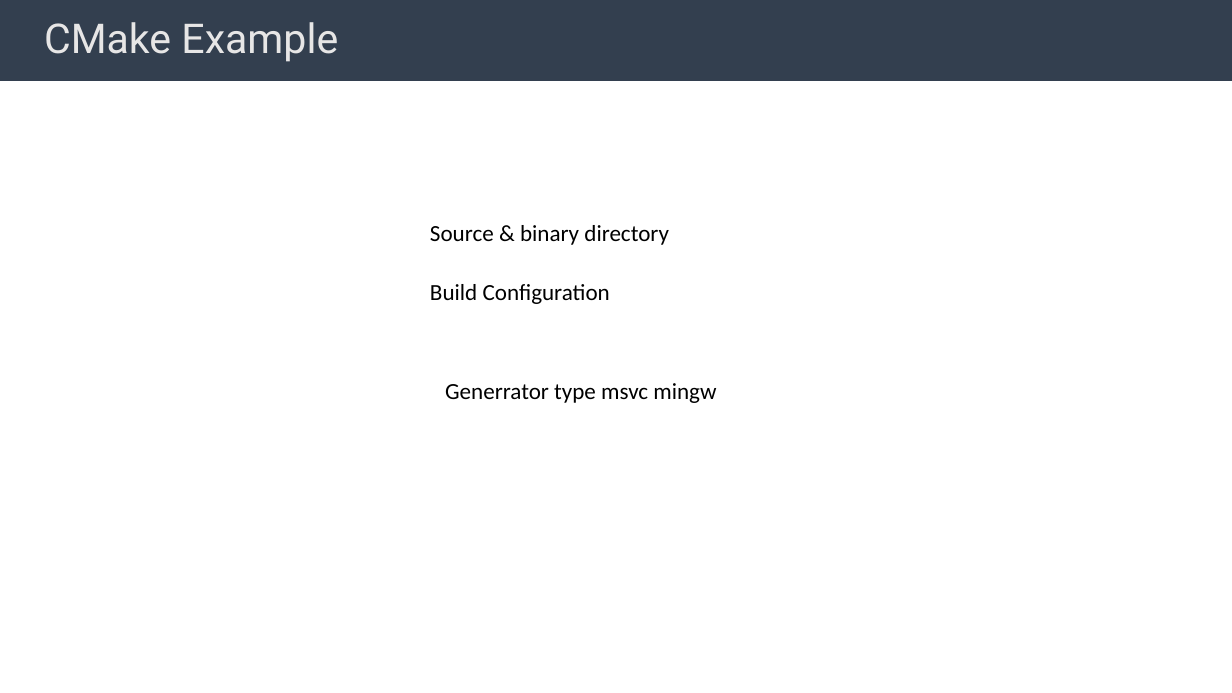
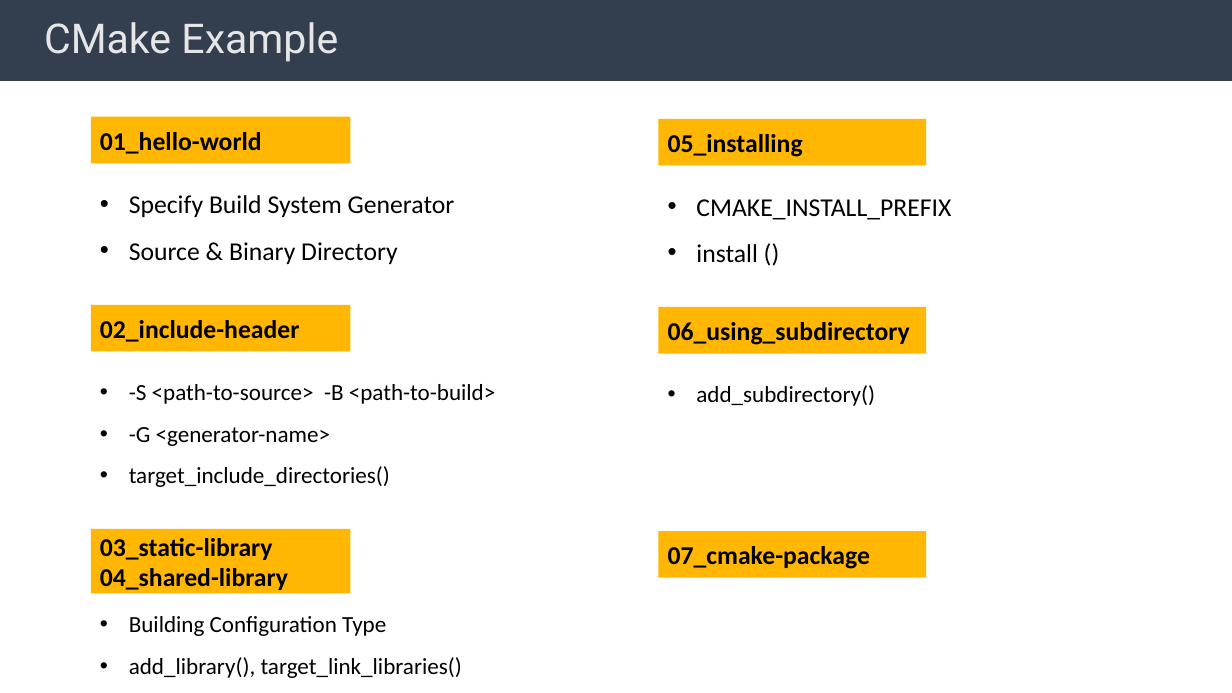
Before and after one commit to BingHanLin/Learn_Modern_CMake, a slide deck: slide 13 of cmake notes.pptx. Drawn at 1232x693 pixels with LibreOffice and Linux fonts; fonts in the diff are those of the drawing. Boxes give left, top, right and bottom in pixels: in the first picture for what was removed or moved away, otherwise in the second. Text is boxed around its words. In the diff, an @@ line names an element or a change of style, - is before the commit and + after.

Commit message:
check example

```diff
--- a/cmake notes.pptx
+++ b/cmake notes.pptx
@@ rectangle added at box(91, 116, 350, 163), fill #FFB703, 20 pt, text #000000, bold @@
+01_hello-world
@@ rectangle added at box(659, 119, 927, 165), fill #FFB703, 20 pt, text #000000, bold @@
+05_installing
@@ text at box(129, 195, 455, 264): text changed; size 18 to 20 pt @@
-Source & binary directory
+• Specify Build System Generator
+• Source & Binary Directory
@@ text added at box(696, 199, 951, 263), 20 pt, text #000000 @@
+• CMAKE_INSTALL_PREFIX
+• install ()
@@ text removed at box(430, 284, 610, 304) @@
-Build Configuration
@@ rectangle added at box(91, 305, 350, 351), fill #FFB703, 20 pt, text #000000, bold @@
+02_include-header
@@ rectangle added at box(659, 307, 927, 353), fill #FFB703, 20 pt, text #000000, bold @@
+06_using_subdirectory
@@ text added at box(129, 384, 495, 487), 18 pt, text #000000 @@
+• -S <path-to-source> -B <path-to-build>
+• -G <generator-name>
+• target_include_directories()
@@ text removed at box(445, 383, 716, 403) @@
-Generrator type msvc mingw
@@ text added at box(696, 385, 875, 406), 18 pt, text #000000 @@
+• add_subdirectory()
@@ rectangle added at box(91, 529, 350, 593), fill #FFB703, 20 pt, text #000000, bold @@
+03_static-library 04_shared-library
@@ rectangle added at box(659, 531, 927, 578), fill #FFB703, 20 pt, text #000000, bold @@
+07_cmake-package
@@ text added at box(129, 616, 462, 678), 18 pt, text #000000 @@
+• Building Configuration Type
+• add_library(), target_link_libraries()
```
Also in this commit, not shown: 7 other slides changed, 3 slides added, 4 slides removed, 35 other files.
